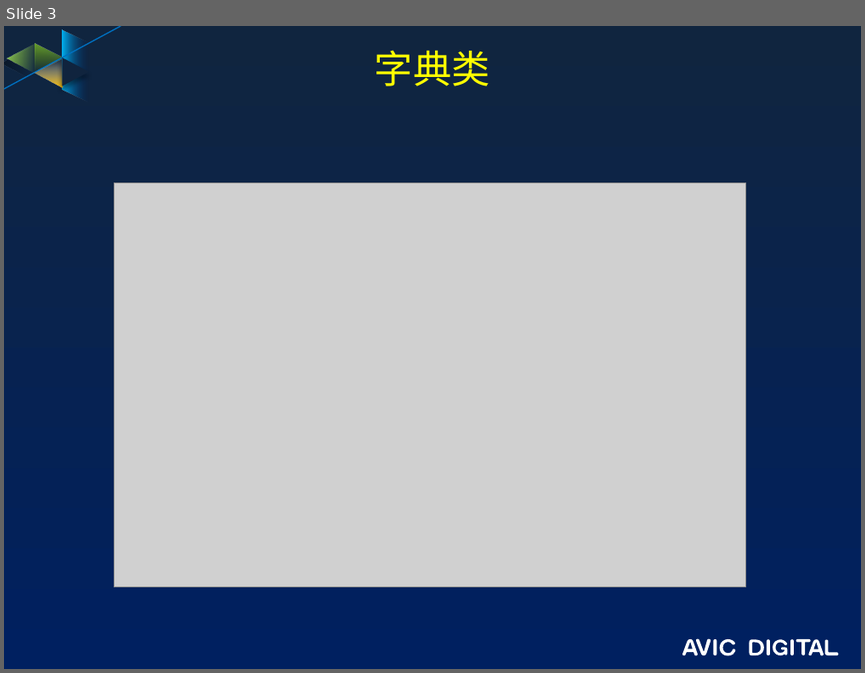
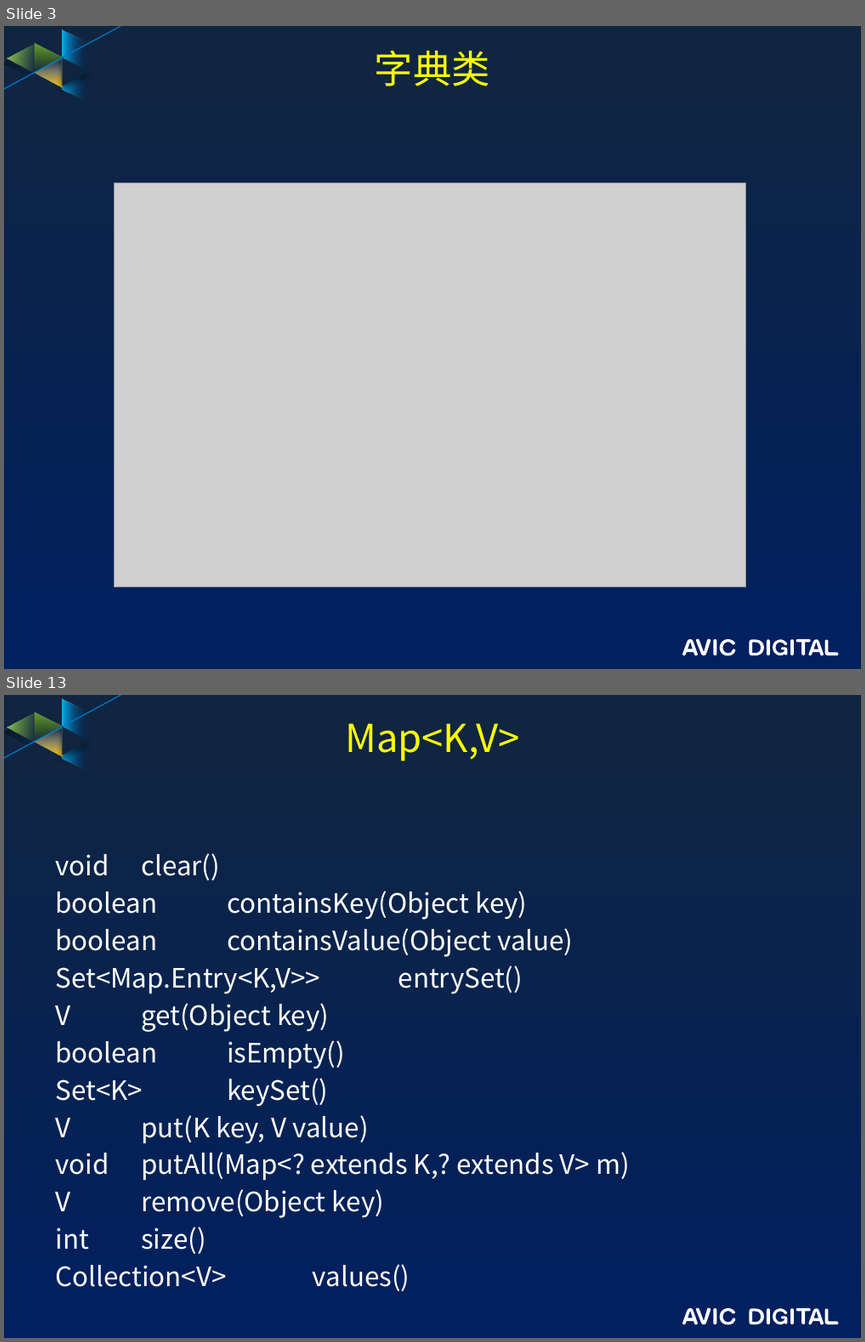
Before and after one commit to guofengzh/java-way, a slide deck: java/docs/08-java-集合类.pptx. Shown one above the other, each under a label of ours: slide 3 before the commit, slides 3 and 13 after it; the slides between them are not shown. The pictures are 865x673 and 865x1342 pixels, drawn with LibreOffice and Linux fonts; fonts in the diff are those of the drawing; grey boxes stand for pictures; background and template pictures are left out. Boxes give left, top, right and bottom in pixels: in the first picture for what was removed or moved away, otherwise in the second. Text is boxed around its words. In the diff, an @@ line names an element or a change of style, - is before the commit and + after.

```diff
--- a/java/docs/08-java-集合类.pptx
+++ b/java/docs/08-java-集合类.pptx
@@ slide 13 added at box(4, 695, 861, 1338), background gradient #10253F to #002060; not listed: 17 template elements that a slide beside it also shows @@
@@ title added at box(345, 723, 520, 761), 32.4 pt, text #FFFF00 @@
+Map<K,V>
@@ text added at box(55, 853, 630, 1253), 22.4 pt, text #FFFFFF @@
+void clear()
+boolean containsKey(Object key)
+boolean containsValue(Object value)
+Set<Map.Entry<K,V>> entrySet()
+V get(Object key)
+boolean isEmpty()
+Set<K> keySet()
+V put(K key, V value)
+void putAll(Map<? extends K,? extends V> m)
+V remove(Object key)
+int size()
+Collection<V> values()
```
Also in this commit, not shown: 12 other slides added, 1 slide removed.
